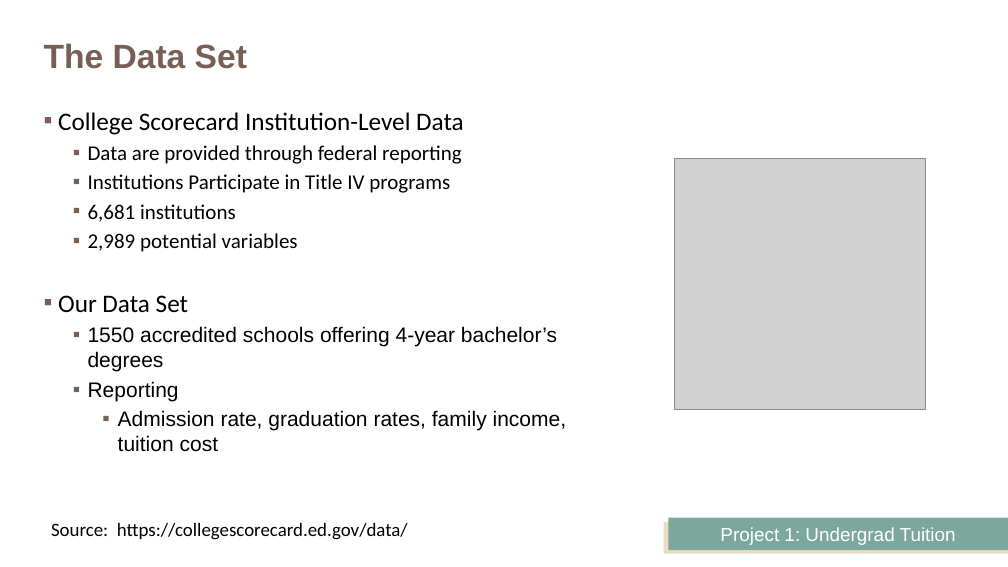
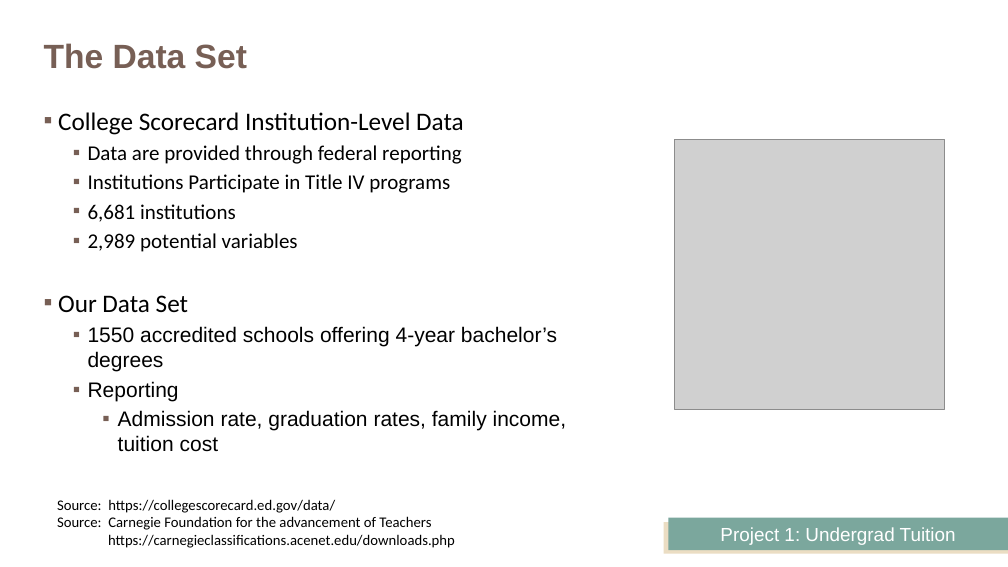
Before and after one commit to JeffPinegar/Proj1_undergraduate, a slide deck: slide 14 of Presentation/Getting Started.pptx (slide 17 before the commit). Drawn at 1008x567 pixels with LibreOffice and Linux fonts; fonts in the diff are those of the drawing; grey boxes stand for pictures. Boxes give left, top, right and bottom in pixels: in the first picture for what was removed or moved away, otherwise in the second. Text is boxed around its words. In the diff, an @@ line names an element or a change of style, - is before the commit and + after.

```diff
--- a/Presentation/Getting Started.pptx
+++ b/Presentation/Getting Started.pptx
@@ picture: place and size @@
-picture at [675,158,926,409]
+picture at [675,139,944,409]
@@ text "Source: https://collegescorecard.ed.gov/data/": place and size @@
-text "Source: https://collegescorecard.ed.gov/data/" at [51,523,408,540]
+text "Source: https://collegescorecard.ed.gov/data/" at [57,499,455,548]
@@ text at [57,499,335,513]: size 18 to 14 pt in "Source: https://collegescorecard.ed.gov/data/" @@
@@ text at [57,516,455,548]: paragraph added @@
+Source: Carnegie Foundation for the advancement of Teachers
+https://carnegieclassifications.acenet.edu/downloads.php
```
Also in this commit, not shown: 13 other slides changed, 9 slides added, 4 slides removed, 17 other files.
